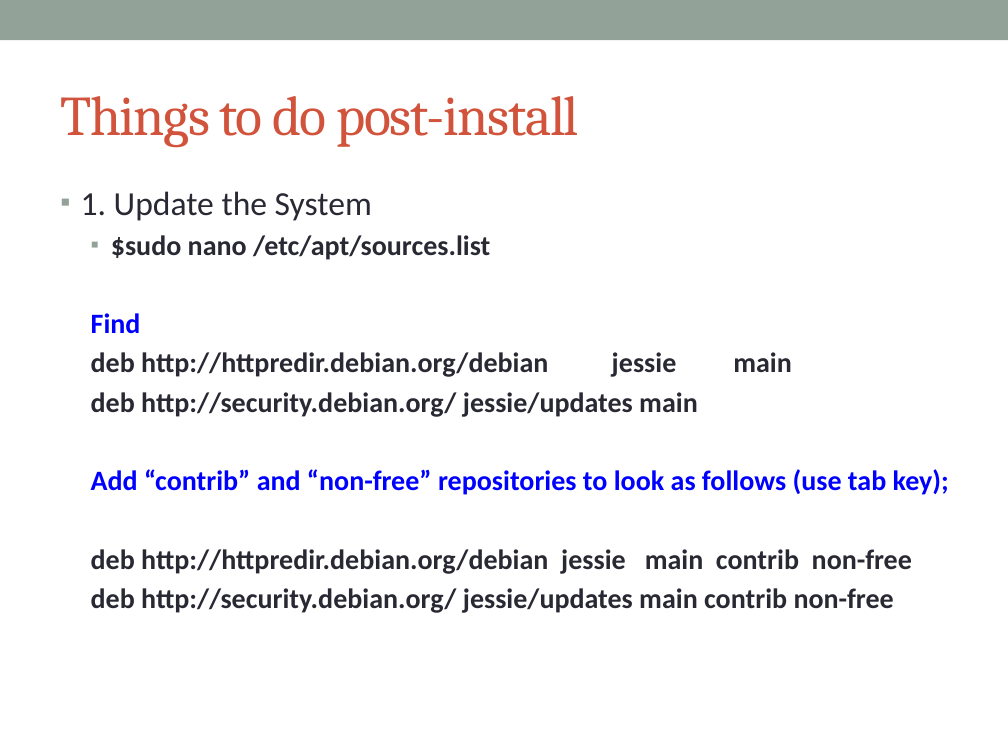
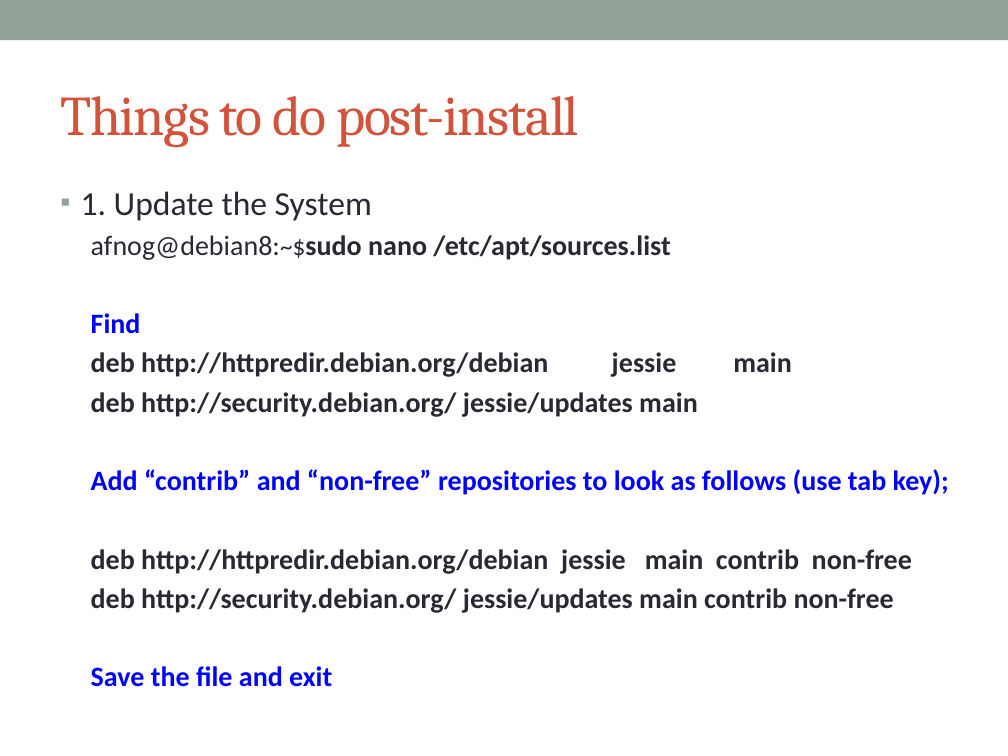
Before and after one commit to afnog/sse, a slide deck: slide 22 of intro/IntroPresentation.pptx. Drawn at 1008x756 pixels with LibreOffice and Linux fonts; fonts in the diff are those of the drawing. Boxes give left, top, right and bottom in pixels: in the first picture for what was removed or moved away, otherwise in the second. Text is boxed around its words. In the diff, an @@ line names an element or a change of style, - is before the commit and + after.

```diff
--- a/intro/IntroPresentation.pptx
+++ b/intro/IntroPresentation.pptx
@@ text at box(91, 235, 670, 260): text changed @@
-  ▪ $sudo nano /etc/apt/sources.list
+  afnog@debian8:~$sudo nano /etc/apt/sources.list
@@ text at box(91, 666, 332, 687): paragraph added @@
+  Save the file and exit
```
Also in this commit, not shown: 1 other slide changed.
